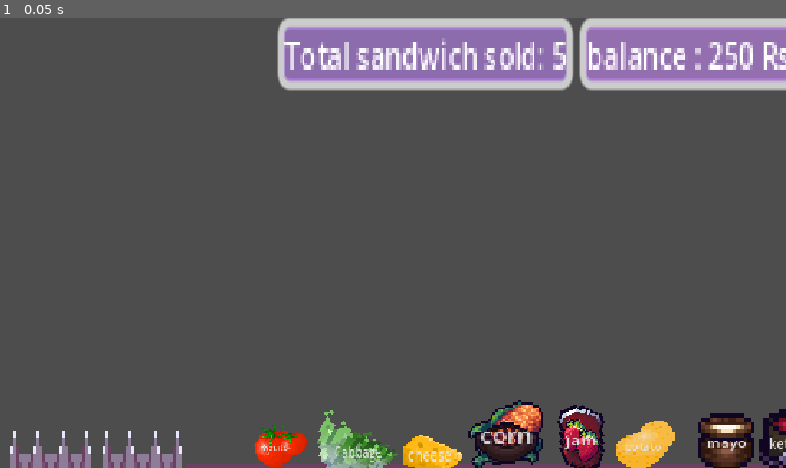
Above: before the commit, frame 1.
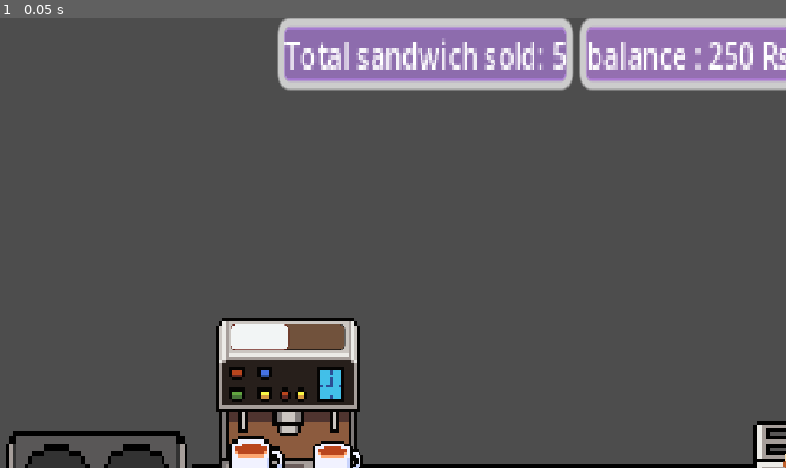
Above: after the commit, the same moment.

Repository: dushyantyadav0303/master-chefs
Game: Godot game, scene res://game.tscn
Two runs of this game, one before a commit and one after it. Both use one fixed random seed, a clock stepped at 60 frames per second and the inputs below. The project has no main scene, so this scene is started directly.
Inputs:
- Up to frame 1 (0.05 s): no input

The runs differ from the first frame. In frame 1, 12% of the frame differs, in the area x 0-100%, y 66-100%.

Commit message:
i Create coffee machine

Diff:
--- a/game.tscn
+++ b/game.tscn
@@ -1,8 +1,8 @@
 [gd_scene format=3 uid="uid://cb6v5jlxijimi"]
 
-[ext_resource type="Texture2D" uid="uid://byqtu7tcid31f" path="res://assest/Counter/2cabinet.png" id="1_feb5d"]
-[ext_resource type="Texture2D" uid="uid://gb2byeipaw7y" path="res://assest/Counter/3gas.png" id="2_fc0e3"]
-[ext_resource type="Texture2D" uid="uid://no4jp5plyem6" path="res://assest/Counter/4sink.png" id="3_fc0e3"]
+[ext_resource type="Texture2D" uid="uid://do281alyc2d3w" path="res://assest/sprites/wooden-counter-large.png" id="1_80cx4"]
+[ext_resource type="Texture2D" uid="uid://ckgb3qloa7n0a" path="res://assest/sprites/stove.png" id="2_e8heu"]
+[ext_resource type="Texture2D" uid="uid://bhlx8xtuagqj1" path="res://assest/sprites/sink.png" id="3_rvswv"]
 [ext_resource type="Texture2D" uid="uid://w4mfeo0pawbb" path="res://assest/Furniter/7trashcan.png" id="5_7jktm"]
 [ext_resource type="Texture2D" uid="uid://bupptber8tcib" path="res://assest/Ingredient/food/3cabbage.png" id="6_eow3j"]
 [ext_resource type="Texture2D" uid="uid://blggjv5dwv4fd" path="res://assest/Ingredient/food/tomato1.png" id="6_ryrav"]
@@ -15,9 +15,11 @@
 [ext_resource type="Texture2D" uid="uid://b3v804goj1tof" path="res://assest/Ingredient/food/I_strawberry.png" id="11_7sc4i"]
 [ext_resource type="Texture2D" uid="uid://bsonyghxhhfxd" path="res://assest/Ingredient/food/I_strawberry_jam.png" id="11_215e1"]
 [ext_resource type="Texture2D" uid="uid://byobmyw3wa53k" path="res://assest/Ingredient/food/potato1.png" id="13_7sc4i"]
-
-[sub_resource type="AtlasTexture" id="AtlasTexture_e2o6t"]
-atlas = ExtResource("1_feb5d")
+[ext_resource type="Texture2D" uid="uid://blw22xxp07gwy" path="res://assest/sprites/plate.png" id="16_e8heu"]
+[ext_resource type="Texture2D" uid="uid://cypn2866fm5yb" path="res://assest/sprites/toaster.png" id="17_boyg6"]
+[ext_resource type="Texture2D" uid="uid://s48bn3mgh04g" path="res://Dish/Cheese_Salami_Sandwich.png" id="18_rvswv"]
+[ext_resource type="Texture2D" uid="uid://cky0rkewmnqpr" path="res://assest/sprites/coffee-machine.png" id="19_boyg6"]
+[ext_resource type="Texture2D" uid="uid://dcw4ft76n5e7" path="res://assest/sprites/white-mug.png" id="20_e36ub"]
 
 [sub_resource type="AtlasTexture" id="AtlasTexture_fc0e3"]
 region = Rect2(15.676561, 165.85587, 63.875145, 57.482773)
@@ -200,7 +202,39 @@
 
 [sub_resource type="StyleBoxEmpty" id="StyleBoxEmpty_aa0lp"]
 
+[sub_resource type="StyleBoxEmpty" id="StyleBoxEmpty_tb2lt"]
+
+[sub_resource type="StyleBoxEmpty" id="StyleBoxEmpty_cfc7e"]
+
+[sub_resource type="StyleBoxFlat" id="StyleBoxFlat_7irnc"]
+bg_color = Color(0.4425918, 0.32000142, 0.237154, 1)
+border_width_left = 1
+border_width_top = 1
+border_width_right = 1
+border_width_bottom = 1
+border_color = Color(0.05799634, 0.057996362, 0.057996273, 1)
+border_blend = true
+corner_radius_top_left = 6
+corner_radius_top_right = 6
+corner_radius_bottom_right = 6
+corner_radius_bottom_left = 6
+
+[sub_resource type="StyleBoxFlat" id="StyleBoxFlat_e36ub"]
+bg_color = Color(0.94725865, 0.9613634, 0.96051437, 1)
+border_width_left = 1
+border_width_top = 1
+border_width_right = 1
+border_width_bottom = 1
+border_color = Color(0.42951676, 0.123736344, 0.086470194, 1)
+border_blend = true
+corner_radius_top_left = 6
+corner_radius_top_right = 6
+corner_radius_bottom_right = 6
+corner_radius_bottom_left = 6
+
 [node name="main" type="Node2D" unique_id=1064493740]
+
+[node name="clients manager" type="Node2D" parent="." unique_id=951247173]
 
 [node name="station" type="TextureRect" parent="." unique_id=1487010145]
 custom_minimum_size = Vector2(1024, 512)
@@ -210,7 +244,7 @@
 offset_bottom = 1153.0
 scale = Vector2(0.6124808, 0.8004267)
 mouse_filter = 2
-texture = SubResource("AtlasTexture_e2o6t")
+texture = ExtResource("1_80cx4")
 expand_mode = 1
 
 [node name="GAS" type="TextureRect" parent="." unique_id=613303904]
@@ -221,7 +255,7 @@
 offset_bottom = 1162.0
 scale = Vector2(0.6124808, 0.8004267)
 mouse_filter = 2
-texture = ExtResource("2_fc0e3")
+texture = ExtResource("2_e8heu")
 
 [node name="SINK" type="TextureRect" parent="." unique_id=910305288]
 offset_left = 1347.0
@@ -230,16 +264,29 @@
 offset_bottom = 1167.0
 scale = Vector2(0.6124808, 0.8004267)
 mouse_filter = 2
-texture = ExtResource("3_fc0e3")
+texture = ExtResource("3_rvswv")
+
+[node name="TextureRect2" type="TextureRect" parent="SINK" unique_id=1411835388]
+layout_mode = 0
+offset_left = -1665.3583
+offset_top = -279.85074
+offset_right = -1311.3583
+offset_bottom = 319.14926
+texture = ExtResource("19_boyg6")
 
 [node name="CanvasLayer" type="CanvasLayer" parent="." unique_id=1556071701]
 layer = -2
 
 [node name="Bg wall" type="TextureRect" parent="CanvasLayer" unique_id=1593061875]
-offset_left = -28.0
-offset_top = -48.0
-offset_right = 1855.0
-offset_bottom = 1043.0
+anchors_preset = -1
+anchor_left = 0.423
+anchor_top = 0.94200003
+anchor_right = 0.423
+anchor_bottom = 0.94200003
+offset_left = -522.296
+offset_top = -634.416
+offset_right = 1360.704
+offset_bottom = 456.58398
 texture = SubResource("AtlasTexture_fc0e3")
 
 [node name="HBoxContainer" type="HBoxContainer" parent="CanvasLayer" unique_id=1036594140]
@@ -295,29 +342,29 @@
 [node name="ingredients layer" type="Node2D" parent="." unique_id=352588690]
 
 [node name="cabbage" type="TextureRect" parent="ingredients layer" unique_id=721913923]
-offset_left = 547.00006
-offset_top = 589.0
-offset_right = 587.00006
-offset_bottom = 629.0
+offset_left = 532.0
+offset_top = 774.0
+offset_right = 572.0
+offset_bottom = 814.0
 rotation = 0.5081313
 scale = Vector2(1.5473635, 1.4428091)
 texture = ExtResource("6_eow3j")
 
 [node name="cabbage 2" type="TextureRect" parent="ingredients layer/cabbage" unique_id=606693851]
 layout_mode = 0
-offset_left = -43.881115
-offset_top = -4.731041
-offset_right = -8.278942
-offset_bottom = 26.24363
+offset_left = -20.603588
+offset_top = -15.460587
+offset_right = 14.998581
+offset_bottom = 15.514084
 scale = Vector2(2.1032567, 2.2912254)
 texture = ExtResource("6_eow3j")
 
 [node name="cabbage Button" type="Button" parent="ingredients layer/cabbage" unique_id=528471570]
 layout_mode = 0
-offset_left = -24.108154
-offset_top = 26.049356
-offset_right = 50.891846
-offset_bottom = 57.049355
+offset_left = -7.9550476
+offset_top = 17.444458
+offset_right = 67.04495
+offset_bottom = 48.444458
 rotation = -0.5191127
 scale = Vector2(0.6685864, 0.8833603)
 theme_override_styles/normal = SubResource("StyleBoxEmpty_g13lv")
@@ -333,10 +380,10 @@
 text = "Cabbage"
 
 [node name="chesse" type="TextureRect" parent="ingredients layer" unique_id=487534405]
-offset_left = 588.0
-offset_top = 583.00006
-offset_right = 620.0
-offset_bottom = 615.00006
+offset_left = 604.53326
+offset_top = 776.00006
+offset_right = 636.53326
+offset_bottom = 808.00006
 scale = Vector2(3.278317, 2.7580779)
 texture = ExtResource("7_j5wjh")
 
@@ -361,10 +408,10 @@
 text = "cheese"
 
 [node name="corn" type="TextureRect" parent="ingredients layer" unique_id=1902272870]
-offset_left = 690.0
-offset_top = 547.0
-offset_right = 734.6347
-offset_bottom = 585.1648
+offset_left = 713.0
+offset_top = 749.0
+offset_right = 757.6347
+offset_bottom = 787.1648
 scale = Vector2(2.5988762, 2.8036304)
 texture = ExtResource("8_vef74")
 
@@ -378,10 +425,10 @@
 
 [node name="Button" type="Button" parent="ingredients layer/corn" unique_id=575179152]
 layout_mode = 0
-offset_left = 3.463035
-offset_top = 0.71336794
-offset_right = 50.52642
-offset_bottom = 56.52312
+offset_left = 6.9260707
+offset_top = 3.2101288
+offset_right = 53.989456
+offset_bottom = 59.019882
 scale = Vector2(0.84210885, 0.6469476)
 theme_override_styles/normal = SubResource("StyleBoxEmpty_klri6")
 theme_override_styles/normal_mirrored = SubResource("StyleBoxEmpty_eu6ph")
@@ -397,10 +444,10 @@
 text = "corn"
 
 [node name="mayo" type="TextureRect" parent="ingredients layer" unique_id=408519868]
-offset_left = 976.0
-offset_top = 498.00003
-offset_right = 1016.0
-offset_bottom = 538.0
+offset_left = 992.53326
+offset_top = 691.0
+offset_right = 1032.5332
+offset_bottom = 731.0
 scale = Vector2(4.380934, 4.727255)
 texture = ExtResource("9_lc2xo")
 
@@ -425,10 +472,10 @@
 text = "mayo"
 
 [node name="ketchup" type="TextureRect" parent="ingredients layer" unique_id=453921955]
-offset_left = 1049.0
-offset_top = 494.0
-offset_right = 1089.0
-offset_bottom = 534.0
+offset_left = 1065.5333
+offset_top = 687.0
+offset_right = 1105.5333
+offset_bottom = 727.0
 scale = Vector2(5.642853, 5.0008235)
 texture = ExtResource("10_215e1")
 
@@ -453,10 +500,10 @@
 text = "ketchup"
 
 [node name="strawberry jar" type="TextureRect" parent="ingredients layer" unique_id=1637478118]
-offset_left = 757.0
-offset_top = 557.8498
-offset_right = 891.0
-offset_bottom = 696.8498
+offset_left = 773.53326
+offset_top = 750.8498
+offset_right = 907.53326
+offset_bottom = 889.8498
 rotation = -0.43077627
 scale = Vector2(1.0696023, 1.2180266)
 texture = ExtResource("11_215e1")
@@ -499,10 +546,10 @@
 text = "jam"
 
 [node name="potato" type="TextureRect" parent="ingredients layer" unique_id=448793239]
-offset_left = 898.0
-offset_top = 571.0
-offset_right = 998.0
-offset_bottom = 659.0
+offset_left = 914.53326
+offset_top = 764.0
+offset_right = 1014.53326
+offset_bottom = 852.0
 texture = ExtResource("13_7sc4i")
 
 [node name="Button" type="Button" parent="ingredients layer/potato" unique_id=54497605]
@@ -525,10 +572,10 @@
 text = "potato"
 
 [node name="Tomato" type="TextureRect" parent="." unique_id=1047858127]
-offset_left = 377.00018
-offset_top = 589.0
-offset_right = 483.00018
-offset_bottom = 703.0
+offset_left = 397.0
+offset_top = 787.0
+offset_right = 503.0
+offset_bottom = 901.0
 rotation = -0.18053761
 scale = Vector2(0.64, 0.6)
 texture = SubResource("AtlasTexture_sjobi")
@@ -565,22 +612,22 @@
 text = "tomato"
 
 [node name="bread" type="TextureRect" parent="." unique_id=750333128]
-offset_left = 1236.0
-offset_top = 456.0
-offset_right = 1334.0
-offset_bottom = 546.0
+offset_left = 309.53326
+offset_top = 756.0
+offset_right = 366.87885
+offset_bottom = 795.9612
 rotation = 0.26942185
 scale = Vector2(1.7700318, 2.0244443)
 texture = ExtResource("7_eow3j")
 
 [node name="Button" type="Button" parent="bread" unique_id=940909559]
 layout_mode = 0
-offset_left = -3.1605844
-offset_top = 22.58326
-offset_right = 50.839417
-offset_bottom = 53.58326
+offset_left = 9.262184
+offset_top = 12.62482
+offset_right = 55.262184
+offset_bottom = 35.62482
 rotation = -0.25333259
-scale = Vector2(1.680038, 1.4409785)
+scale = Vector2(0.7075495, 0.83421415)
 theme_override_styles/normal = SubResource("StyleBoxEmpty_xa8c5")
 theme_override_styles/normal_mirrored = SubResource("StyleBoxEmpty_5b14r")
 theme_override_styles/pressed = SubResource("StyleBoxEmpty_bnpwn")
@@ -593,3 +640,80 @@
 theme_override_styles/disabled_mirrored = SubResource("StyleBoxEmpty_xex6t")
 theme_override_styles/focus = SubResource("StyleBoxEmpty_aa0lp")
 text = "Bread"
+
+[node name="plate" type="Node2D" parent="." unique_id=45250385]
+position = Vector2(980, 686)
+
+[node name="TextureRect" type="TextureRect" parent="." unique_id=989871711]
+offset_left = 895.0
+offset_top = 619.0
+offset_right = 1060.0
+offset_bottom = 759.0
+texture = ExtResource("16_e8heu")
+
+[node name="Griller" type="Node2D" parent="." unique_id=2002165796]
+position = Vector2(1192, 661)
+
+[node name="TextureRect2" type="TextureRect" parent="Griller" unique_id=388382325]
+offset_left = -139.0
+offset_top = -80.99994
+offset_right = 105.0
+offset_bottom = 146.00006
+scale = Vector2(1.2522691, 1.1579947)
+texture = ExtResource("17_boyg6")
+
+[node name="Sprite2D" type="Sprite2D" parent="Griller" unique_id=1292561343]
+position = Vector2(-7.0000114, -23.00003)
+scale = Vector2(0.12783168, 0.17723875)
+texture = ExtResource("18_rvswv")
+
+[node name="griller button" type="Button" parent="Griller" unique_id=460291194]
+offset_left = -79.0
+offset_top = -70.0
+offset_right = 98.0
+offset_bottom = 34.0
+theme_override_styles/normal = SubResource("StyleBoxEmpty_tb2lt")
+theme_override_styles/normal_mirrored = SubResource("StyleBoxEmpty_tb2lt")
+theme_override_styles/pressed = SubResource("StyleBoxEmpty_tb2lt")
+theme_override_styles/pressed_mirrored = SubResource("StyleBoxEmpty_tb2lt")
+theme_override_styles/hover = SubResource("StyleBoxEmpty_tb2lt")
+theme_override_styles/hover_mirrored = SubResource("StyleBoxEmpty_tb2lt")
+theme_override_styles/hover_pressed = SubResource("StyleBoxEmpty_tb2lt")
+theme_override_styles/hover_pressed_mirrored = SubResource("StyleBoxEmpty_tb2lt")
+theme_override_styles/disabled = SubResource("StyleBoxEmpty_tb2lt")
+theme_override_styles/disabled_mirrored = SubResource("StyleBoxEmpty_tb2lt")
+theme_override_styles/focus = SubResource("StyleBoxEmpty_tb2lt")
+
+[node name="coffee machine" type="Node2D" parent="." unique_id=1666037600]
+
+[node name="Sprite2D" type="Sprite2D" parent="coffee machine" unique_id=391223593]
+position = Vector2(499, 561.00006)
+scale = Vector2(4.0733128, 4.2754)
+texture = ExtResource("20_e36ub")
+
+[node name="Button" type="Button" parent="coffee machine" unique_id=1516104853]
+offset_left = 339.0
+offset_top = 494.0
+offset_right = 528.0
+offset_bottom = 674.0
+theme_override_styles/normal = SubResource("StyleBoxEmpty_cfc7e")
+theme_override_styles/normal_mirrored = SubResource("StyleBoxEmpty_cfc7e")
+theme_override_styles/pressed = SubResource("StyleBoxEmpty_cfc7e")
+theme_override_styles/pressed_mirrored = SubResource("StyleBoxEmpty_cfc7e")
+theme_override_styles/hover = SubResource("StyleBoxEmpty_cfc7e")
+theme_override_styles/hover_mirrored = SubResource("StyleBoxEmpty_cfc7e")
+theme_override_styles/hover_pressed = SubResource("StyleBoxEmpty_cfc7e")
+theme_override_styles/hover_pressed_mirrored = SubResource("StyleBoxEmpty_cfc7e")
+theme_override_styles/disabled = SubResource("StyleBoxEmpty_cfc7e")
+theme_override_styles/disabled_mirrored = SubResource("StyleBoxEmpty_cfc7e")
+theme_override_styles/focus = SubResource("StyleBoxEmpty_cfc7e")
+
+[node name="ProgressBar" type="ProgressBar" parent="coffee machine" unique_id=1088197282]
+offset_left = 352.0
+offset_top = 441.0
+offset_right = 517.0
+offset_bottom = 478.0
+theme_override_styles/background = SubResource("StyleBoxFlat_7irnc")
+theme_override_styles/fill = SubResource("StyleBoxFlat_e36ub")
+value = 50.0
+show_percentage = false
Binary file added: Animations/Basket/basket_1.png
Not shown, added: Animations/Basket/basket_1.png.import
Binary file added: Animations/Basket/basket_2.png
Not shown, added: Animations/Basket/basket_2.png.import
Binary file added: Animations/Basket/basket_3.png
Not shown, added: Animations/Basket/basket_3.png.import
Binary file added: Animations/Basket/basket_4.png
Not shown, added: Animations/Basket/basket_4.png.import
Binary file added: Animations/Basket/basket_5.png
Not shown, added: Animations/Basket/basket_5.png.import
Binary file added: Animations/Basket/basket_6.png
Not shown, added: Animations/Basket/basket_6.png.import
(and 889 more such lines)
